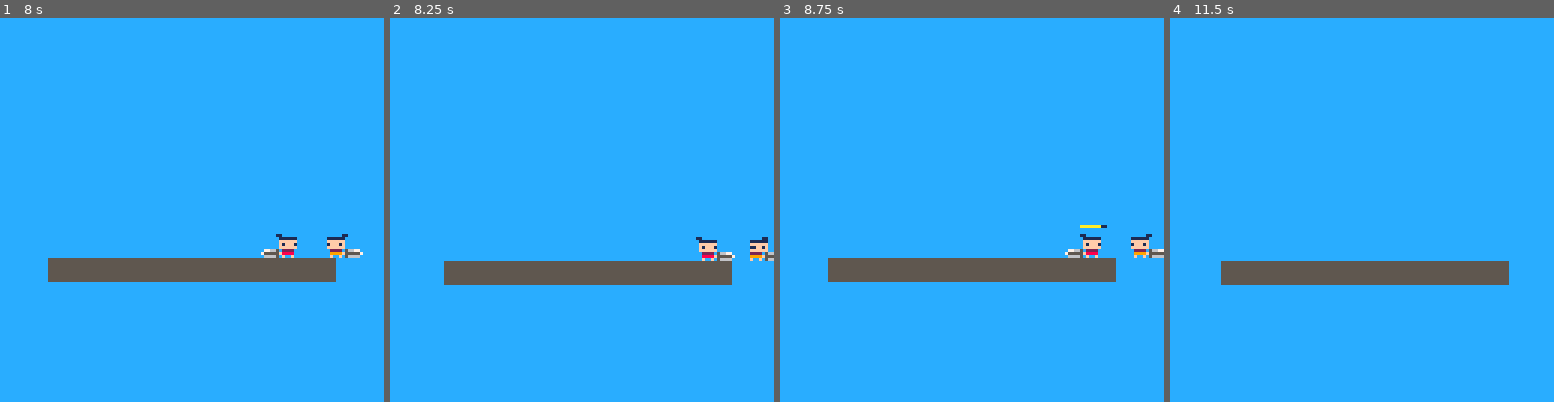
Above: before the commit, frames 1-4 (left to right).
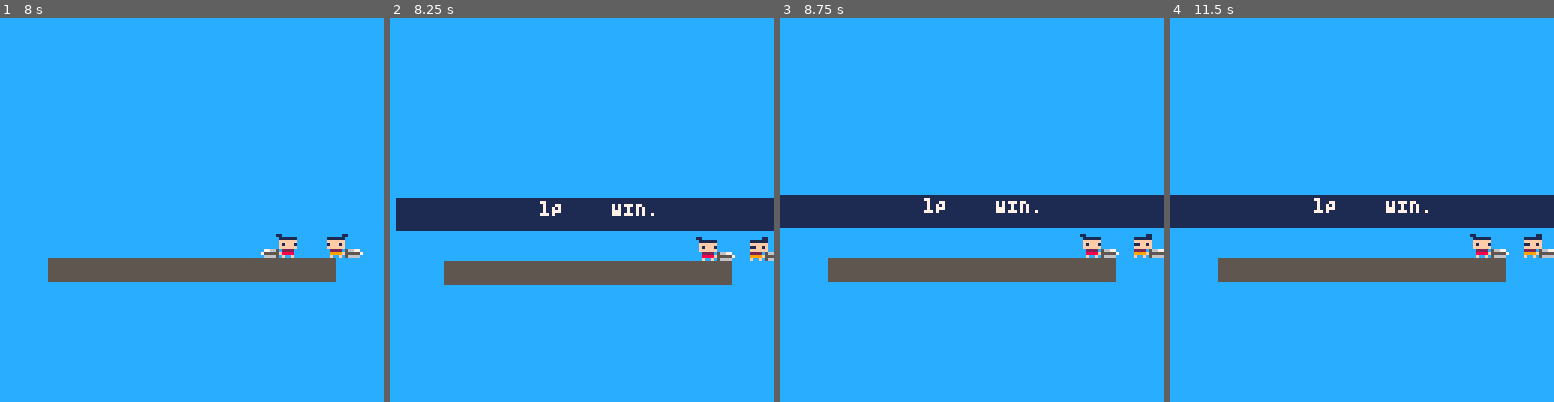
Above: after the commit, the same moments.

Repository: Wagomu056/chanbara
Game: PICO-8 cartridge chanbara.p8
Same seed, same stepped clock (60 frames per second), same inputs: the game is played once before the commit and once after it.
Inputs:
- Up to frame 1 (8 s): tap X (X key) at 0.33, 1.07, 1.85, 2.97, 4.08, 5.2, 6.32, 7.43 s; tap O (Z key) at 0.7, 1.7, 2.1, 2.5, 2.9, 3.3, 3.7, 4.1, 4.5, 4.9, 5.3, 5.7, 6.1, 6.5, 6.9, 7.3, 7.7 s
- Up to frame 2 (8.25 s): tap O (Z key) at 8.1 s
- Up to frame 3 (8.75 s): tap O (Z key) at 8.5 s; tap X (X key) at 8.55 s
- Up to frame 4 (11.5 s): tap O (Z key) every 0.4 s from 8.9 to 11.3 s; tap X (X key) at 9.67, 10.78 s

Frame 1 is identical in both runs. In frame 2, 8.5% of the frame differs, in the area x 1-100%, y 46-56%; in frame 3, 8.9%; in frame 4, 10%, in the area x 0-100%, y 46-70%.

Commit message:
勝敗判定追加

Diff:
--- a/chanbara.p8
+++ b/chanbara.p8
@@ -109,7 +109,7 @@
 anim_table["pl_slash"]
 = anim.data.new({2,3},1,1,{0.1,0.3},{0,8},{nil,"regist_atk"},false)
 anim_table["pl_damage"]
-= anim.data.new({5},1,1,{0.2},{-8},{nil},false)
+= anim.data.new({5},1,1,{0.3},{-8},{nil},false)
 anim_table["pl_guard"]
 = anim.data.new({4},1,1,{1},{0},{nil},true)
 anim_table["pl_guard_scc"]
@@ -220,7 +220,7 @@
 end
 
 -- collision --
-function check_wall(x, y)
+function check_floor(x, y)
 	local map_val = mget(x / 8, y / 8)
 	return fget(map_val,0)
 end
@@ -585,7 +585,7 @@
 	obj.update_value = function(self, delta_time, just_reduce)
 		if self.is_request_recover then
 			self.is_request_recover = false
-			self.value = self.value_max
+			self.value = min(self.value + 50, self.value_max)
 		end
 
 		local st = self.state
@@ -864,6 +864,18 @@
 		print(v, self.pos.x, self.pos.y - 16)
 	end
 
+	obj.check_floor = function(self)
+		local x = self.pos.x
+		local ofs_x = 4
+		if self.direction == "right" then
+			x += ofs_x
+		else
+			x -= ofs_x
+		end
+
+		return check_floor(x, self.pos.y + 1)
+	end
+
 	return obj
 end
 
@@ -912,6 +924,17 @@
 		foreach(self.list, function(obj) obj:draw() end)
 	end
 
+	obj.check_out_floor = function(self)
+		for i = 1, self.max_count do
+			local pl = self.list[i]
+			if not pl:check_floor() then
+				return i
+			end
+		end
+
+		return 0
+	end
+
 	obj.dbg_draw_pos = function(self)
 		foreach(self.list, function(obj) obj:dbg_draw_pos() end)
 		foreach(self.list, function(obj) obj:dbg_draw_stamina() end)
@@ -939,9 +962,61 @@
 	return obj
 end
 
+-- end message --
+act.end_message = {}
+act.end_message.new = function()
+	local obj = {}
+
+	obj.center = 64
+	obj.box_height = 10
+	obj.winner = 0
+
+	obj.draw = function(self)
+		self:draw_back()
+		self:draw_message()
+	end
+
+	obj.draw_message = function(self)
+		local x = 64 - (4 * 4) -- char size * char count
+		local y = self.center - 4
+		local message = self.winner .. "P    WIN."
+		print(message, x, y, 7)
+	end
+
+	obj.draw_back = function(self)
+		local half_height = self.box_height * 0.5
+
+		local ax = 0
+		local ay = self.center - half_height
+		local bx = 128
+		local by = self.center + half_height
+
+		rectfill(ax, ay, bx, by, 1)
+	end
+
+	return obj
+end
+
 -- global --
 local map_info = act.map_info.new()
 local player_list = sys.player_list.new()
+local end_message = act.end_message.new()
+
+local sequence = "battle"
+function update_sequence()
+	local out_player_idx = player_list:check_out_floor()
+	if out_player_idx == 0 then
+		return
+	end
+
+	if out_player_idx == 1 then
+		end_message.winner = 2
+	elseif out_player_idx == 2 then
+		end_message.winner = 1
+	end
+
+	sequence = "end"
+end
 
 -- system --
 function _init()
@@ -949,9 +1024,12 @@
 end
 
 function _update()
-	hit_checker:check()
-
-	player_list:update()
+	if sequence == "battle" then
+		hit_checker:check()
+		player_list:update()
+		update_sequence()
+	end
+
 	dbg_print:update()
 end
 
@@ -961,6 +1039,9 @@
 	map_info:draw()
 	player_list:draw()
 
+	if sequence == "end" then
+		end_message:draw()
+	end
 	--draw_camera_effect()
 
 	-- dbg
